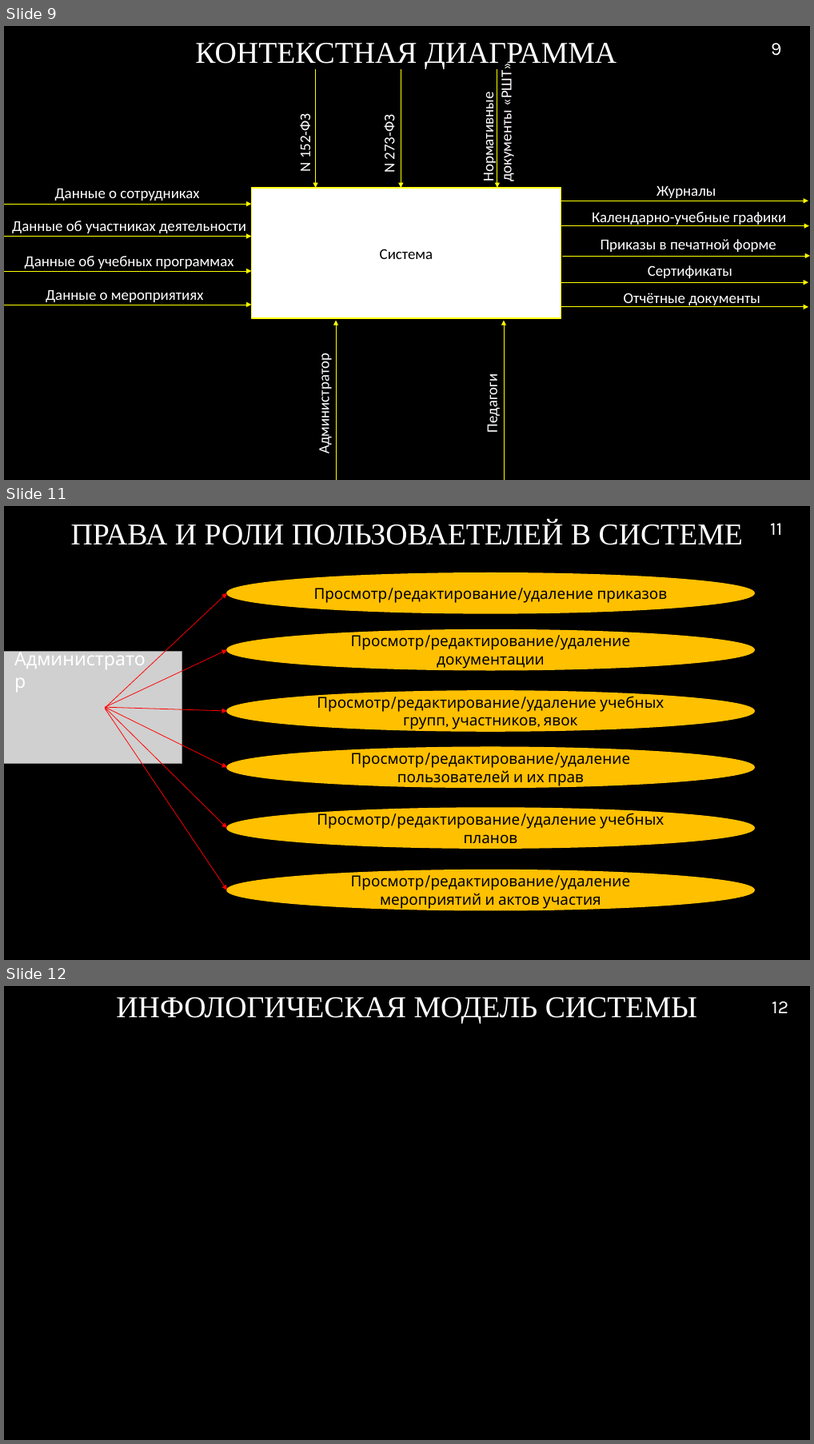
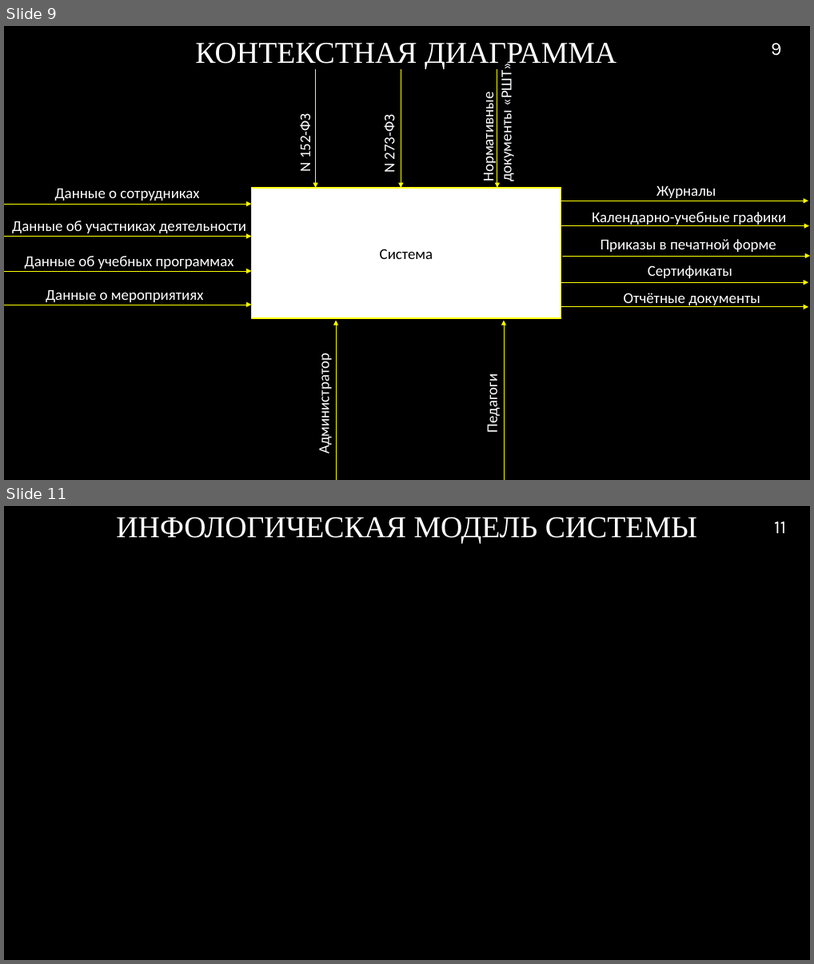
Before and after one commit to RAdKuzur/ASTU, a slide deck: Дипломная работа/Консультации Хоменко/Презентация v5.0 .pptx. Shown one above the other, each under a label of ours: slides 9, 11 and 12 before the commit, slides 9 and 11 after it; the slides between them are not shown. The pictures are 814x1444 and 814x964 pixels, drawn with LibreOffice and Linux fonts; fonts in the diff are those of the drawing; grey boxes stand for pictures; background and template pictures are left out. Boxes give left, top, right and bottom in pixels: in the first picture for what was removed or moved away, otherwise in the second. Text is boxed around its words. In the diff, an @@ line names an element or a change of style, - is before the commit and + after.

```diff
--- a/Дипломная работа/Консультации Хоменко/Презентация v5.0 .pptx
+++ b/Дипломная работа/Консультации Хоменко/Презентация v5.0 .pptx
@@ slide 11 removed at [4, 506, 810, 960], background picture (left out) @@
@@ text removed at [71, 520, 743, 545] @@
-ПРАВА И РОЛИ ПОЛЬЗОВАЕТЕЛЕЙ В СИСТЕМЕ
@@ page number removed at [770, 523, 782, 535] @@
-11
@@ ellipse removed at [227, 573, 754, 613] @@
-Просмотр/редактирование/удаление приказов
@@ arrow removed from (105, 708) to (227, 593) @@
@@ text removed at [9, 644, 158, 673] @@
-Администратор
@@ ellipse removed at [227, 630, 754, 670] @@
-Просмотр/редактирование/удаление документации
@@ picture removed at [4, 651, 182, 763] @@
@@ arrow removed from (105, 707) to (227, 650) @@
@@ ellipse removed at [227, 691, 754, 731] @@
-Просмотр/редактирование/удаление учебных групп, участников, явок
@@ arrow removed from (105, 708) to (227, 828) @@
@@ arrow removed from (105, 707) to (227, 711) @@
@@ arrow removed from (105, 708) to (227, 890) @@
@@ arrow removed from (105, 707) to (227, 768) @@
@@ ellipse removed at [227, 748, 754, 788] @@
-Просмотр/редактирование/удаление пользователей и их прав
@@ ellipse removed at [227, 808, 754, 848] @@
-Просмотр/редактирование/удаление учебных планов
@@ ellipse removed at [227, 869, 754, 909] @@
-Просмотр/редактирование/удаление мероприятий и актов участия
@@ what was slide 12 is now slide 11 @@
@@ page number at [774, 521, 786, 533]: text changed @@
-12
+11
```
Also in this commit, not shown: 1 slide changed, 1 slide added, 1 other slide removed.
